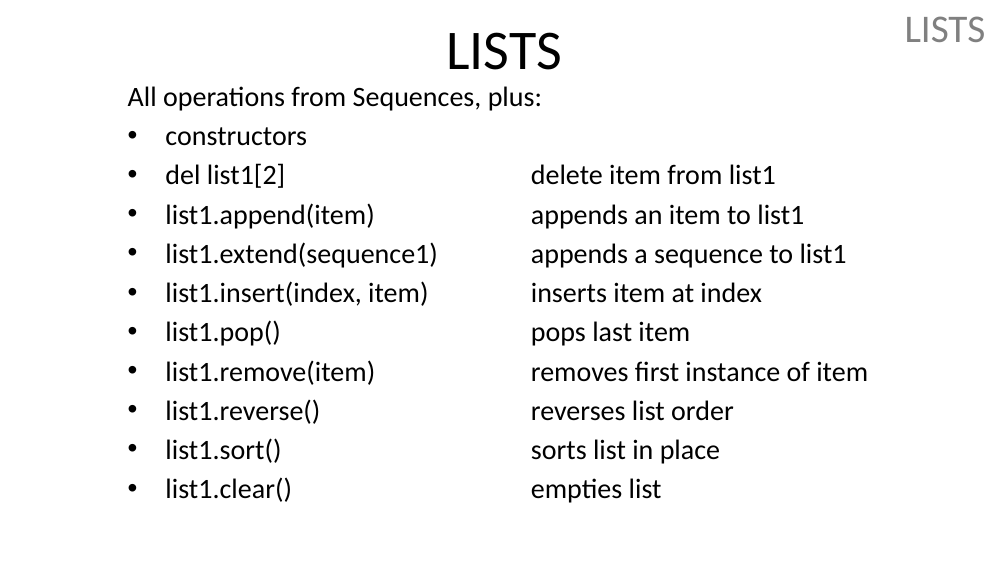
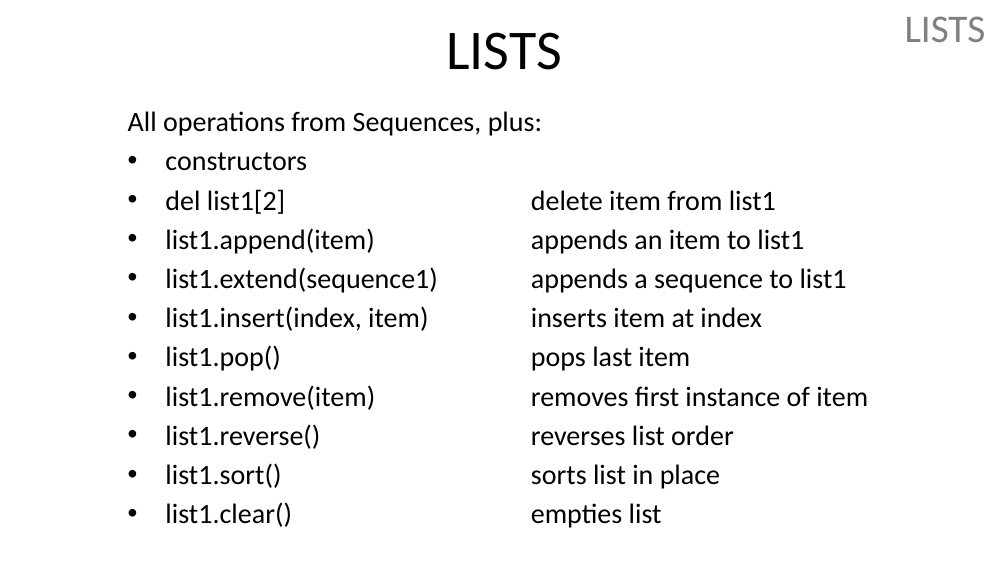
Before and after one commit to julienPalleau/Udemy, a slide deck: slide 37 of PythonParLaPratique 101 exercices/Python in 90 minutes [Enregistrement automatique].pptx. Drawn at 1008x567 pixels with LibreOffice and Linux fonts; fonts in the diff are those of the drawing. Boxes give left, top, right and bottom in pixels: in the first picture for what was removed or moved away, otherwise in the second. Text is boxed around its words. In the diff, an @@ line names an element or a change of style, - is before the commit and + after.

Commit message:
Revert "added list dictionaries and set"
This reverts commit 61d7ce8cfcedb49d7aff8154cae33023f6d81d31.

```diff
--- a/PythonParLaPratique 101 exercices/Python in 90 minutes [Enregistrement automatique].pptx
+++ b/PythonParLaPratique 101 exercices/Python in 90 minutes [Enregistrement automatique].pptx
@@ text "All operations from Sequences, plus:" moved from (x1=128, y1=86, x2=868, y2=503) to (x1=128, y1=111, x2=868, y2=528) @@
```
Also in this commit, not shown: 1 other slide changed, 1 slide added, 7 slides removed.
